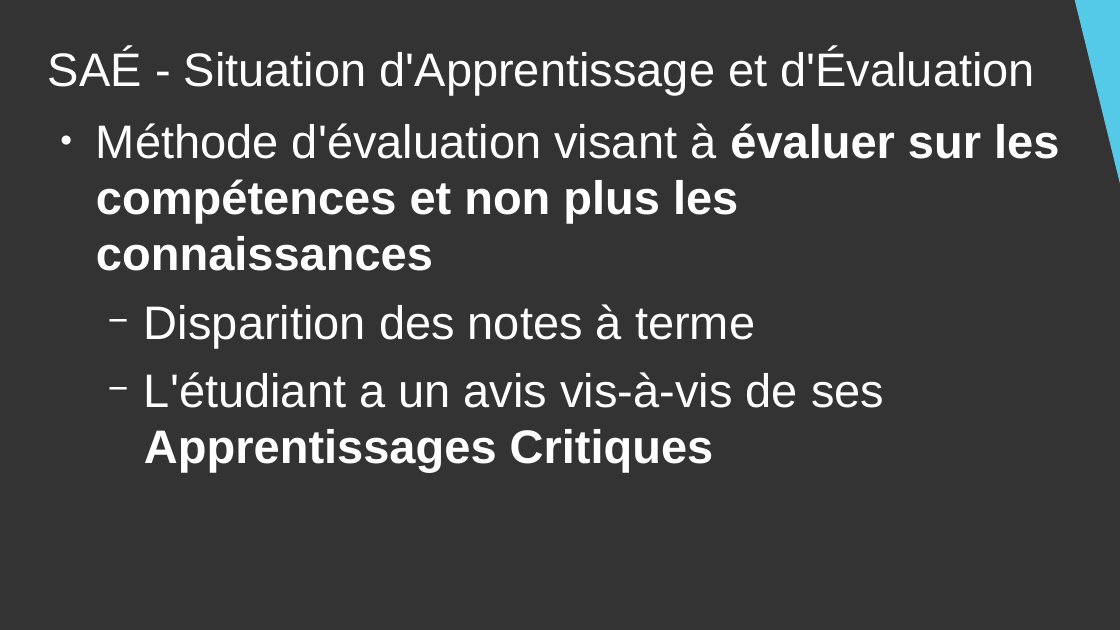
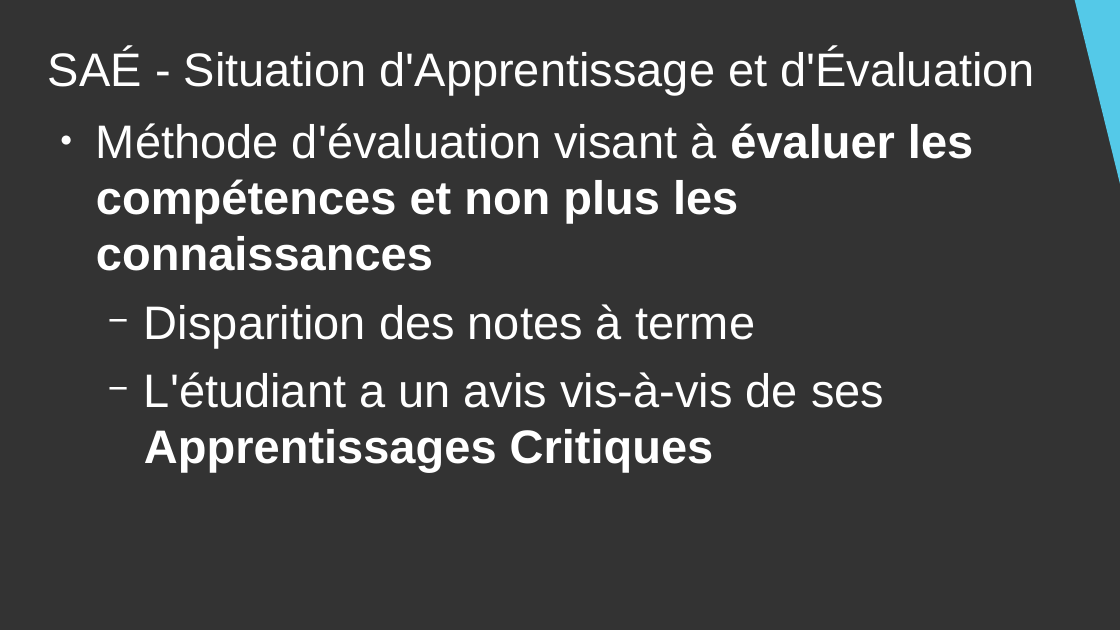
Before and after one commit to DanYellow/cours, a slide deck: slide 14 of presentation-formation-mmi/presentation.odp. Drawn at 1120x630 pixels with LibreOffice and Linux fonts; fonts in the diff are those of the drawing. Boxes give left, top, right and bottom in pixels: in the first picture for what was removed or moved away, otherwise in the second. Text is boxed around its words. In the diff, an @@ line names an element or a change of style, - is before the commit and + after.

```diff
--- a/presentation-formation-mmi/presentation.odp
+++ b/presentation-formation-mmi/presentation.odp
@@ text at <box>96,123,973,271</box>: text changed @@
-● Méthode d'évaluation visant à évaluer sur les compétences et non plus les connaissances
+● Méthode d'évaluation visant à évaluer les compétences et non plus les connaissances
```
Also in this commit, not shown: 3 other slides changed, 1 other file.
